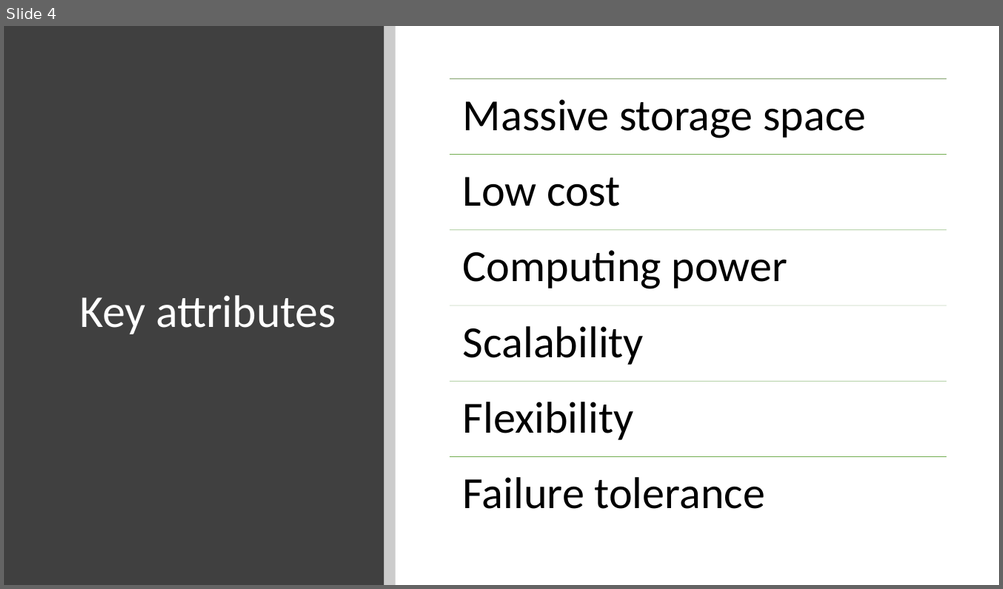
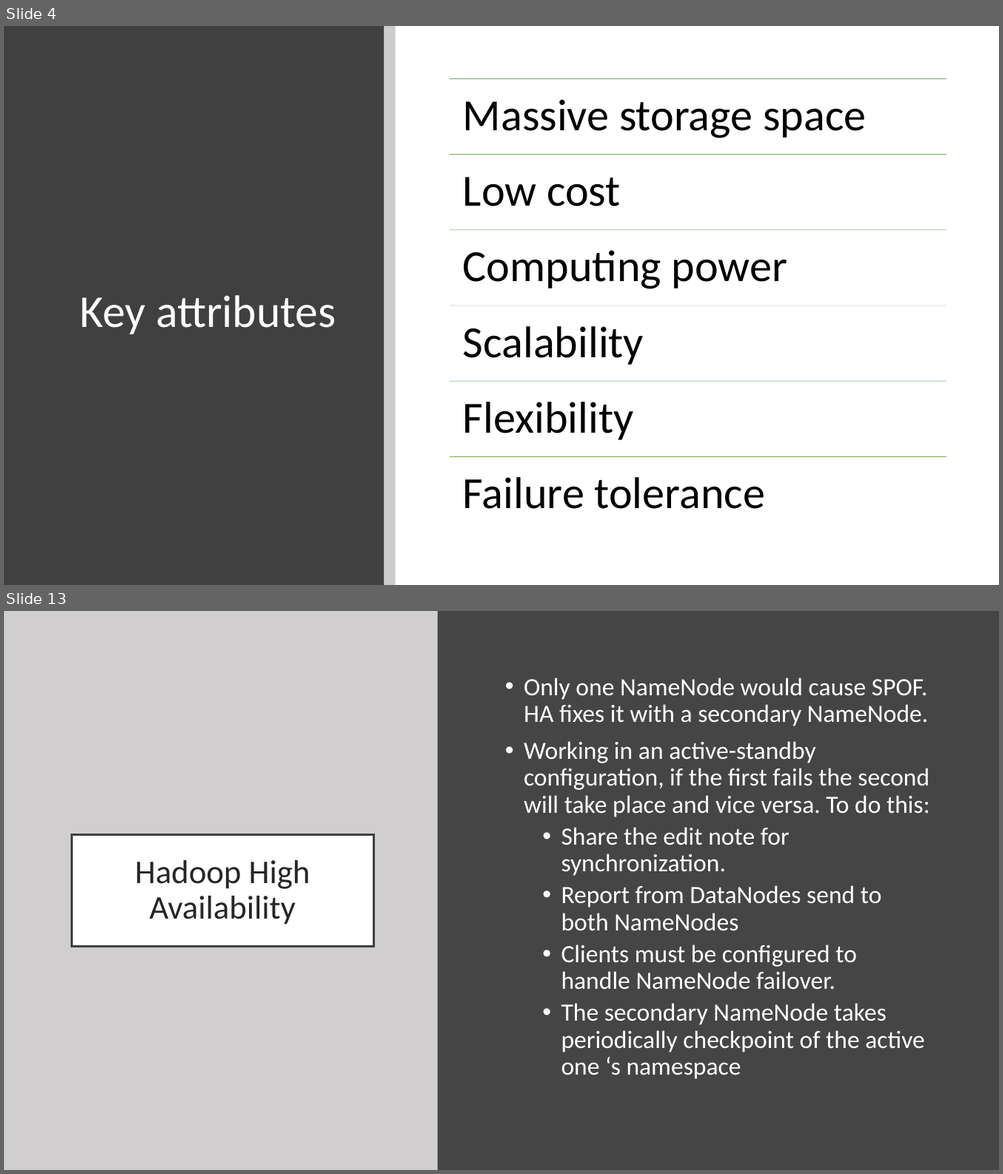
Before and after one commit to fnaticTrucMinh/UIT_AEP_BigDataRESEARCH, a slide deck: Hadoop Introduction.pptx. Shown one above the other, each under a label of ours: slide 4 before the commit, slides 4 and 13 after it; the slides between them are not shown. The pictures are 1003x589 and 1003x1174 pixels, drawn with LibreOffice and Linux fonts; fonts in the diff are those of the drawing. Boxes give left, top, right and bottom in pixels: in the first picture for what was removed or moved away, otherwise in the second. Text is boxed around its words. In the diff, an @@ line names an element or a change of style, - is before the commit and + after.

```diff
--- a/Hadoop Introduction.pptx
+++ b/Hadoop Introduction.pptx
@@ slide 13 added at (4,611,999,1170), background #454545 @@
@@ rectangle added at (4,611,438,1170), fill #D0CECE @@
@@ text added at (523,678,930,1079), 24 pt, text #FFFFFF @@
+• Only one NameNode would cause SPOF. HA fixes it with a secondary NameNode.
+• Working in an active-standby configuration, if the first fails the second will take place and vice versa. To do this:
+  • Share the edit note for synchronization.
+  • Report from DataNodes send to both NameNodes
+  • Clients must be configured to handle NameNode failover.
+  • The secondary NameNode takes periodically checkpoint of the active one ‘s namespace
@@ title added at (72,834,374,946), fill #FFFFFF, outline #404040 2 pt, 32 pt, text #262626 @@
+Hadoop High Availability
```
Also in this commit, not shown: 2 slides changed, 9 other slides added.
